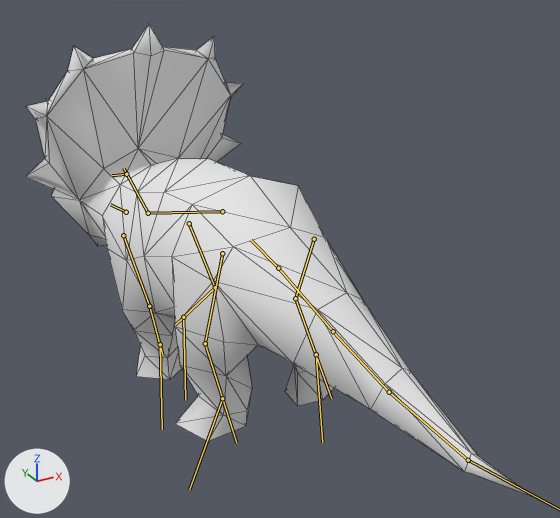
The FBX model Assets/Animations/DinoAnims/Triceratops/Baby/Triceratops_Baby_Idle.fbx as it was, and as the next commit left it.
Camera for both pictures: a 50 mm lens placed at (-38.9, -72.9, 55.2), pointed at (0.7, -1.0, 19.2). The lights are fixed; the arrows at lower left show +X, +Y and +Z. Both versions are drawn at frame 635 of the action 'Armature|ArmatureAction'; the numbers are the values there. The bones that bend it are drawn over the model as lines. Mesh edges are drawn as thin lines.

Names of what the first picture shows: 'baby_trike_(1)'.
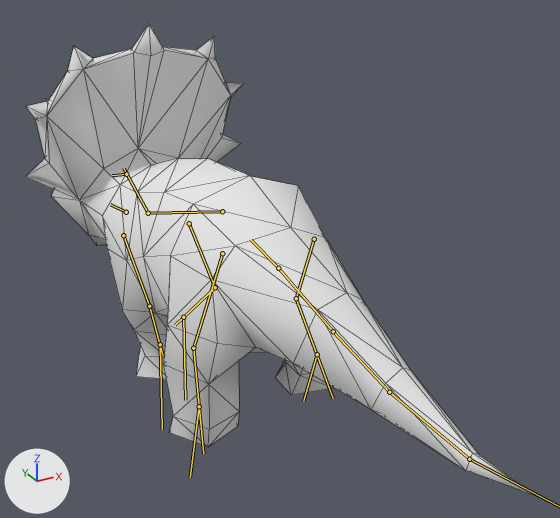
Patch to the scene script:
```diff
--- a/Assets/Animations/DinoAnims/Triceratops/Baby/Triceratops_Baby_Idle.fbx.py
+++ b/Assets/Animations/DinoAnims/Triceratops/Baby/Triceratops_Baby_Idle.fbx.py
@@ bone_bone_008_r @@
 bone_bone_008_r = bpy.data.objects['Armature'].pose.bones['Bone.008.R']  # child of 'Bone'
-bone_bone_008_r.rotation_quaternion = (0.998, -0.016, -0.012, -0.061)  # degrees (-2, -2, -7)
+bone_bone_008_r.rotation_quaternion = (1.0, -0.028, 0.002, -0.001)  # degrees (-3, 0, 0)
@@ bone_bone_009_r @@
 bone_bone_009_r = bpy.data.objects['Armature'].pose.bones['Bone.009.R']  # child of 'Bone.008.R'
-bone_bone_009_r.rotation_quaternion = (0.997, 0.073, -0.001, 0.005)  # degrees (8, 0, 1)
+bone_bone_009_r.rotation_quaternion = (0.992, 0.116, 0.0, 0.042)  # degrees (13, -1, 5)
@@ bone_bone_010_l @@
 bone_bone_010_l = bpy.data.objects['Armature'].pose.bones['Bone.010.L']
-bone_bone_010_l.location = (-0.13, 0.07, 0.7)
-bone_bone_010_l.rotation_quaternion = (0.887, -0.165, -0.432, 0.017)  # degrees (-28, -49, 15)
+bone_bone_010_l.location = (-0.12, 0.06, 0.7)
+bone_bone_010_l.rotation_quaternion = (0.988, 0.094, -0.075, -0.096)  # degrees (12, -7, -12)
@@ bone_bone_010_r @@
 bone_bone_010_r = bpy.data.objects['Armature'].pose.bones['Bone.010.R']
-bone_bone_010_r.location = (-0.08, 0.22, 0.65)
-bone_bone_010_r.rotation_quaternion = (0.86, -0.009, -0.483, 0.165)  # degrees (-18, -56, 31)
+bone_bone_010_r.location = (-0.29, 0.23, 0.64)
+bone_bone_010_r.rotation_quaternion = (0.999, -0.012, 0.034, -0.002)  # degrees (-1, 4, 0)
```

Pixel boxes [x1, y1, x2, y2] of what changed, in the pictures (560 x 518 px):
'baby_trike_(1)', posed
    before: [26, 24, 536, 498]
    after: [26, 24, 537, 496]
bone 'Bone.008.R', root to tip
    before: (222, 253) to (205, 343)
    after: (222, 253) to (193, 348)
bone 'Bone.009.R', root to tip
    before: (205, 343) to (236, 442)
    after: (193, 348) to (203, 453)
bone 'Bone.010.L', root to tip
    before: (316, 354) to (322, 442)
    after: (317, 354) to (303, 401)
bone 'Bone.010.R', root to tip
    before: (222, 398) to (189, 489)
    after: (199, 406) to (190, 477)
